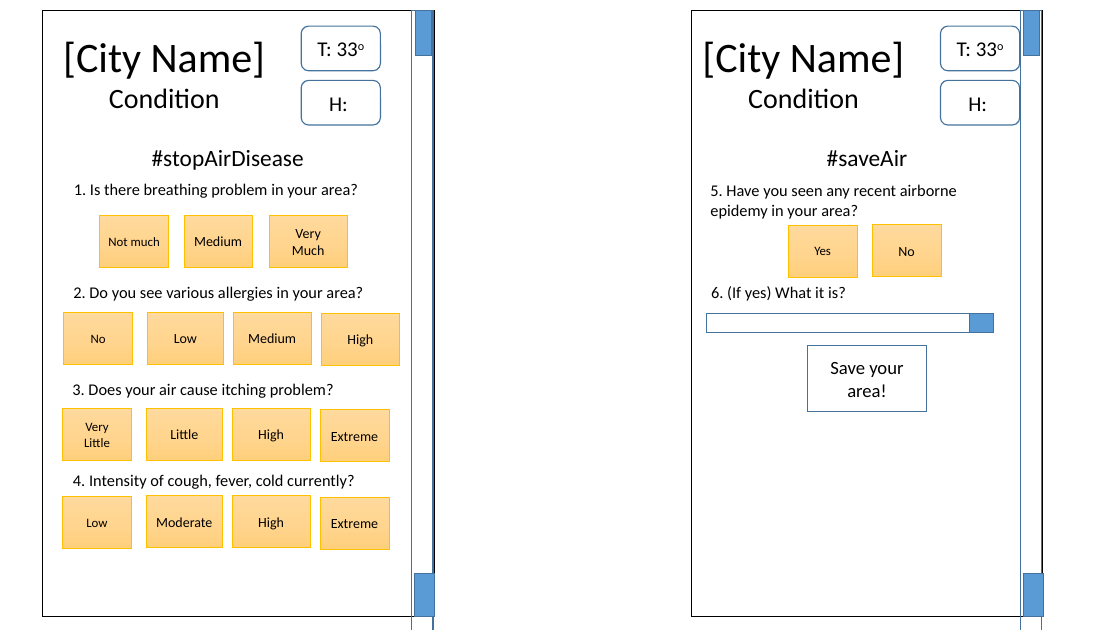
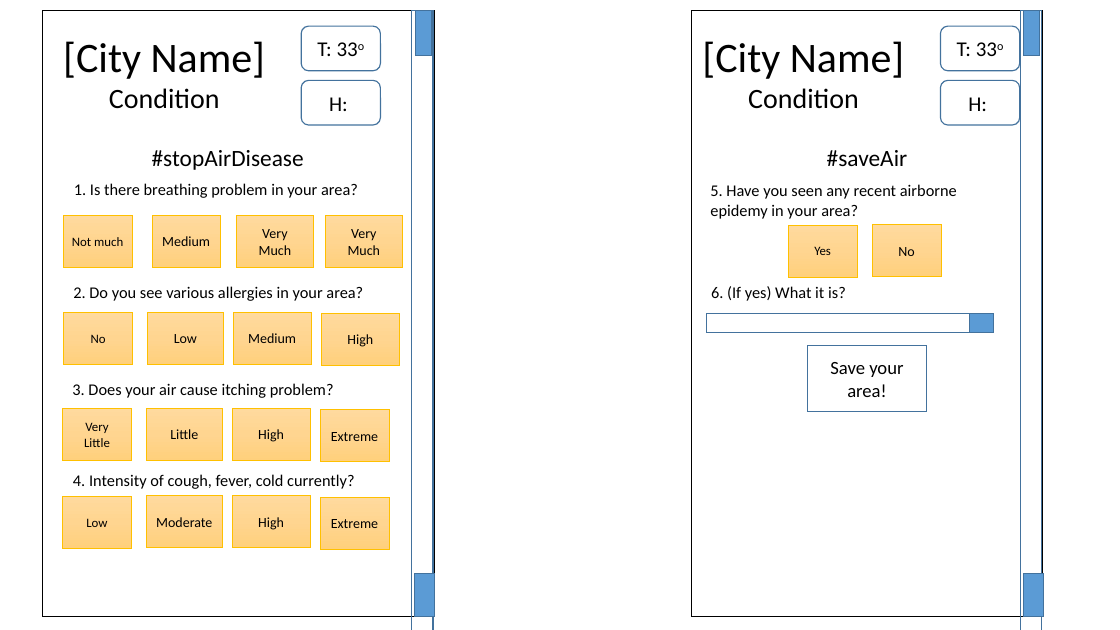
Before and after one commit to tunchunairarko/guardian-of-the-air, a slide deck: slide 7 of GuardianOfTheAir/app-structure/Goa.pptx. Drawn at 1120x630 pixels with LibreOffice and Linux fonts; fonts in the diff are those of the drawing. Boxes give left, top, right and bottom in pixels: in the first picture for what was removed or moved away, otherwise in the second. Text is boxed around its words. In the diff, an @@ line names an element or a change of style, - is before the commit and + after.

```diff
--- a/GuardianOfTheAir/app-structure/Goa.pptx
+++ b/GuardianOfTheAir/app-structure/Goa.pptx
@@ rectangle "Not much" moved from (x1=100, y1=215, x2=169, y2=267) to (x1=63, y1=215, x2=132, y2=267) @@
@@ rectangle "Medium" moved from (x1=184, y1=215, x2=253, y2=267) to (x1=152, y1=215, x2=221, y2=267) @@
@@ rectangle "Very Much" moved from (x1=270, y1=215, x2=348, y2=267) to (x1=236, y1=215, x2=314, y2=267) @@
@@ rectangle added at (x1=325, y1=215, x2=403, y2=267), fill gradient #FFDB9E to #FFD590 to #FFD07C, outline #FFC000 0.5 pt, 12 pt, text #000000 @@
+Very Much
```
Also in this commit, not shown: 24 other files.
